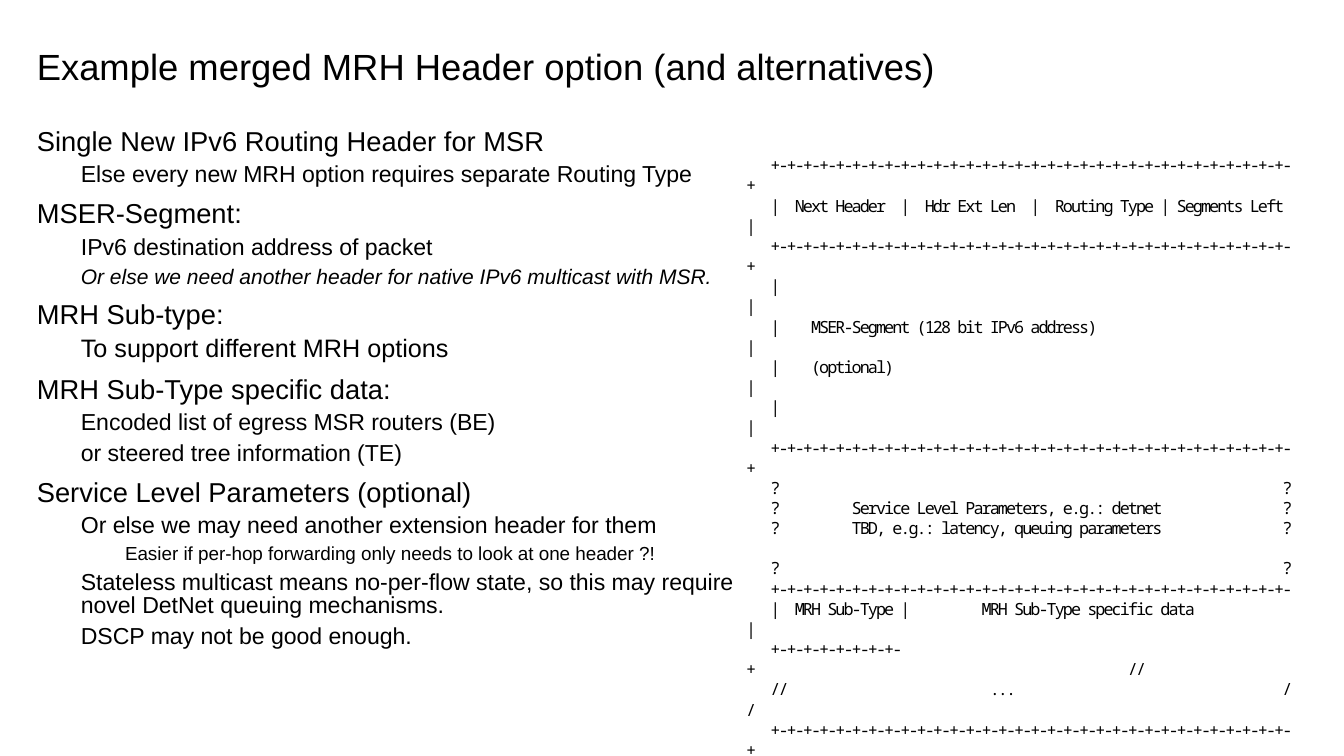
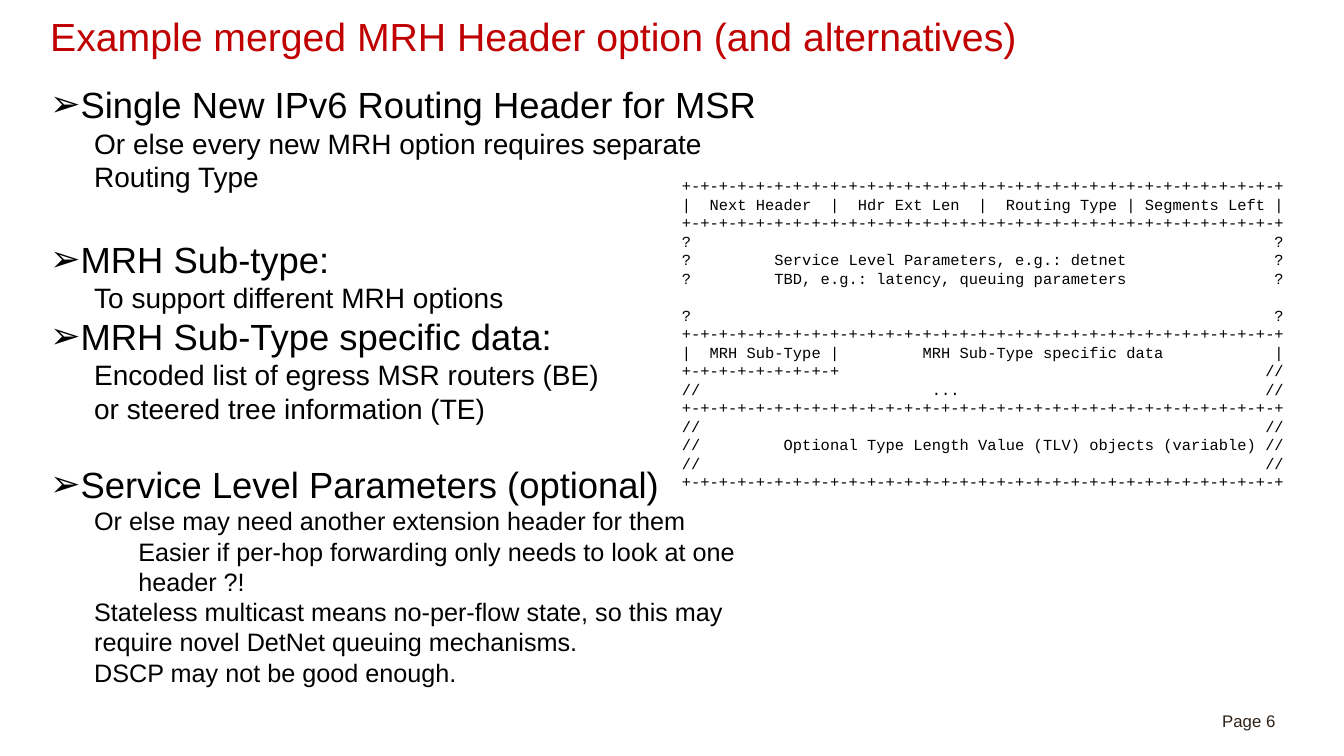
Before and after one commit to MSR6-community/presentations, a slide deck: slide 6 of msr6-bof-chen-te-solution-overview.pptx. Drawn at 1344x756 pixels with LibreOffice and Linux fonts; fonts in the diff are those of the drawing. Boxes give left, top, right and bottom in pixels: in the first picture for what was removed or moved away, otherwise in the second. Text is boxed around its words. In the diff, an @@ line names an element or a change of style, - is before the commit and + after.

```diff
--- a/msr6-bof-chen-te-solution-overview.pptx
+++ b/msr6-bof-chen-te-solution-overview.pptx
@@ title "Example merged MRH Header option ...": place and size @@
-title "Example merged MRH Header option ..." at [37,53,934,88]
+title "Example merged MRH Header option ..." at [50,22,1016,59]
@@ title "Example merged MRH Header option ..." at [50,22,1016,59]: size 26 to 28 pt, text colour #000000 to #C00000 @@
@@ text "Single New IPv6 Routing Header ...": place and size @@
-text "Single New IPv6 Routing Header ..." at [37,131,734,649]
+text "Single New IPv6 Routing Header ..." at [81,91,756,687]
@@ text at [81,91,756,687]: size 19.5 to 26 pt in "Single New IPv6 Routing Header for MSR", "MRH Sub-type:", "MRH Sub-Type specific data:", "Service Level Parameters (optional)"; size 18 to 20 pt in "To support different MRH options"; size 16.5 to 20 pt in "Encoded list of egress MSR routers (BE)", "or steered tree information (TE)"; size 13.5 to 18 pt in "Easier if per-hop forwarding only needs to ..."; size 16.5 to 18 pt in "Stateless multicast means no-per-flow state, so this ...", "DSCP may not be good enough."; bullet none to ➢; line spacing 0.85 to 1; less space between paragraphs @@
@@ text at [94,133,701,192]: text changed; size 16.5 to 20 pt @@
-  Else every new MRH option requires separate Routing Type
-MSER-Segment:
-  IPv6 destination address of packet
-  Or else we need another header for native IPv6 multicast with MSR.
+  Or else every new MRH option requires separate Routing Type
@@ text at [710,199,1265,454]: text changed; size 12 to 11 pt; font Noto Sans Mono to Courier New @@
-+-+-+-+-+-+-+-+-+-+-+-+-+-+-+-+-+-+-+-+-+-+-+-+-+-+-+-+-+-+-+-+-
++-+-+-+-+-+-+-+-+-+-+-+-+-+-+-+-+-+-+-+-+-+-+-+-+-+-+-+-+-+-+-+-+
@@ text "+-+-+-+-+-+-+-+-+-+-+-+-+-+-+-+-+-+-+-+-+-+-+-+-+-+-+-+-+-+- ...": place and size @@
-text "+-+-+-+-+-+-+-+-+-+-+-+-+-+-+-+-+-+-+-+-+-+-+-+-+-+-+-+-+-+- ..." at [795,199,1284,619]
+text "+-+-+-+-+-+-+-+-+-+-+-+-+-+-+-+-+-+-+-+-+-+-+-+-+-+-+-+-+-+- ..." at [710,199,1265,454]
@@ text at [710,199,1265,454]: size 12 to 11 pt, font Noto Sans Mono to Courier New, letter spacing -1.4 to 0 pt in "+-+-+-+-+-+-+-+-+-+-+-+-+-+-+-+-+-+-+-+-+-+-+-+-+-+-+-+-+-+- ...", "| Next Header | Hdr Ext Len ...", "+-+-+-+-+-+-+-+-+-+-+-+-+-+-+-+-+-+-+-+-+-+-+-+-+-+-+-+-+-+- ...", "? ?" and 11 more places @@
@@ text at [811,320,1097,377]: paragraphs removed @@
-+-+-+-+-+-+-+-+-+-+-+-+-+-+-+-+-+-+-+-+-+-+-+-+-+-+-+-+-+-+-+-+-+
-| |
-| MSER-Segment (128 bit IPv6 address) |
-| (optional) |
-| |
@@ text at [94,511,685,536]: text changed; size 16.5 to 18 pt @@
-  Or else we may need another extension header for them
+  Or else may need another extension header for them
@@ page number added at [1222,715,1275,731], 12 pt, text #2D2015 @@
+Page 6
```
Also in this commit, not shown: 6 other slides changed, 1 slide added, 2 other files.
